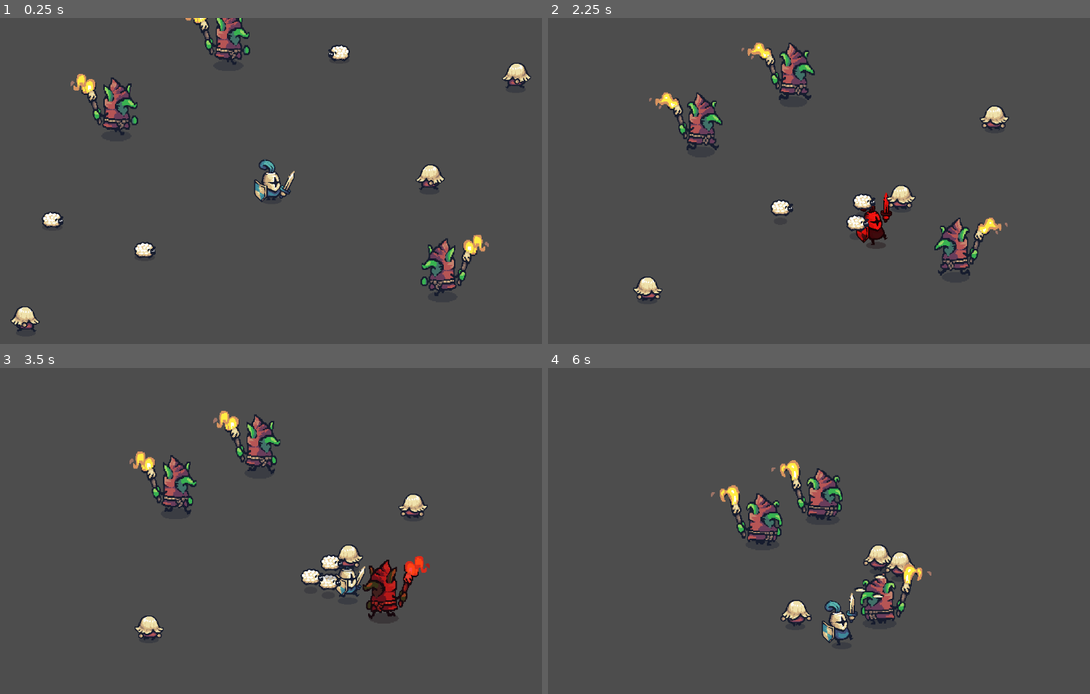
Above: before the commit, frames 1-4 (two rows, left to right).
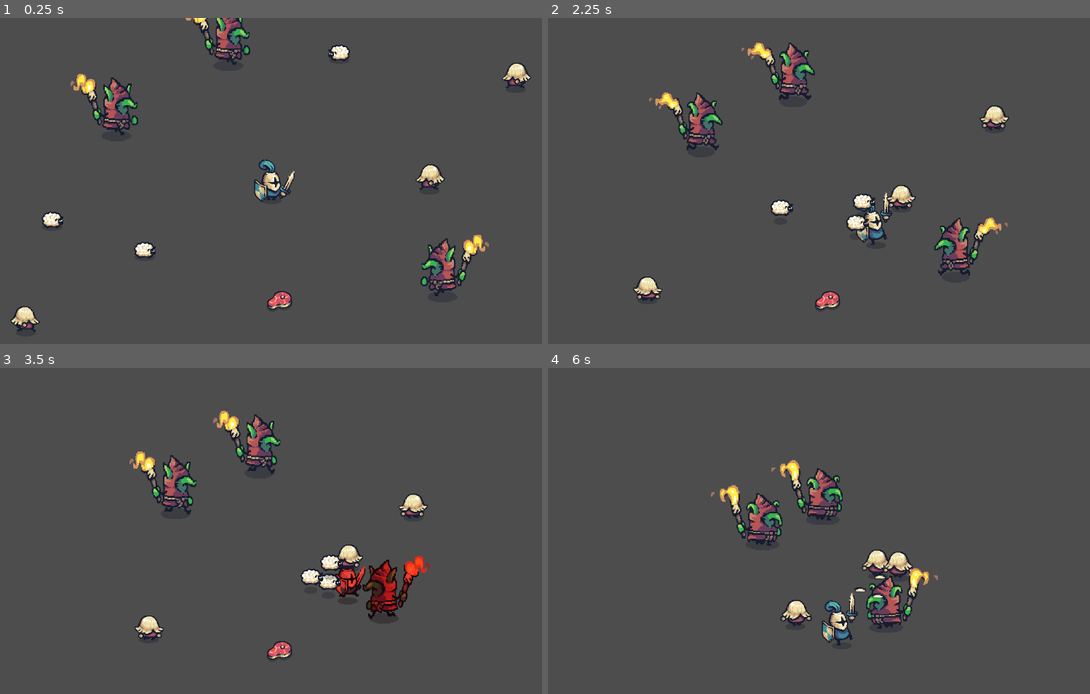
Above: after the commit, the same moments.

Repository: Ruteski/tiny-swords
Game: Godot game, scene res://test_scenes/test_battle.tscn
Two runs of this game, one before a commit and one after it. Both use one fixed random seed, a clock stepped at 60 frames per second and the inputs below. The project has no main scene, so this scene is started directly.
Inputs (mouse positions are in pixels of both pictures, inside the frame that each line leads up to):
- Up to frame 1 (0.25 s): no input
- Up to frame 2 (2.25 s): move the mouse to (965, 164) at 0.52 s; hold D (move_right) 0.53-1.28 s; click (965, 164) at 0.6 s; move the mouse to (721, 197) at 1.27 s; hold Down (move_down) 1.28-2.03 s; click (721, 197) at 1.35 s; move the mouse to (894, 109) at 2.02 s; hold D (move_right) from 2.03 s (still down); click (894, 109) at 2.1 s
- Up to frame 3 (3.5 s): move the mouse to (260, 596) at 2.77 s; release D (move_right) at 2.78 s; hold Up (move_up) from 2.78 s (still down); click (260, 596) at 2.85 s
- Up to frame 4 (6 s): move the mouse to (1008, 579) at 3.52 s; release Up (move_up) at 3.53 s; hold Left (move_left) 3.53-5.03 s; click (1008, 579) at 3.6 s; move the mouse to (661, 482) at 4.27 s; click (661, 482) at 4.35 s; move the mouse to (867, 531) at 5.02 s; hold Down (move_down) 5.03-5.78 s; click (867, 531) at 5.1 s; move the mouse to (748, 449) at 5.77 s; hold D (move_right) from 5.78 s (still down); click (748, 449) at 5.85 s

The runs differ from the first frame. In frame 1, 0.2% of the frame differs, in the area x 49-54%, y 83-90%; in frame 2, 0.6%; in frame 3, 0.5%; in frame 4, 1.7%, in the area x 57-72%, y 54-80%.

Commit message:
regeneracao de vida do player

Diff:
--- /dev/null
+++ b/misc/life_regenerator.gd
@@ -0,0 +1,19 @@
+extends Node2D
+
+
+@export var regeneration_amount: int = 10
+
+
+@onready var area2d: Area2D = $Area2D
+
+
+func _ready():
+	$Area2D.body_entered.connect(_on_area_2d_body_entered)
+
+
+func _on_area_2d_body_entered(body: Node2D):
+	if body.is_in_group("player"):
+		var player: Player = body
+		player.heal(regeneration_amount)
+		queue_free()
+	#print(body)
--- /dev/null
+++ b/misc/meat.tscn
@@ -0,0 +1,81 @@
+[gd_scene load_steps=12 format=3 uid="uid://bbn7ujtrunw6c"]
+
+[ext_resource type="Texture2D" uid="uid://cdoij0wgjl2n5" path="res://addons/Tiny Swords/Resources/Resources/M_Spawn.png" id="1_sfje4"]
+[ext_resource type="Script" path="res://misc/life_regenerator.gd" id="2_sjfvk"]
+
+[sub_resource type="AtlasTexture" id="AtlasTexture_cfpmj"]
+atlas = ExtResource("1_sfje4")
+region = Rect2(0, 0, 128, 128)
+
+[sub_resource type="AtlasTexture" id="AtlasTexture_4j74k"]
+atlas = ExtResource("1_sfje4")
+region = Rect2(128, 0, 128, 128)
+
+[sub_resource type="AtlasTexture" id="AtlasTexture_v8irk"]
+atlas = ExtResource("1_sfje4")
+region = Rect2(256, 0, 128, 128)
+
+[sub_resource type="AtlasTexture" id="AtlasTexture_2ymv1"]
+atlas = ExtResource("1_sfje4")
+region = Rect2(384, 0, 128, 128)
+
+[sub_resource type="AtlasTexture" id="AtlasTexture_c87jf"]
+atlas = ExtResource("1_sfje4")
+region = Rect2(512, 0, 128, 128)
+
+[sub_resource type="AtlasTexture" id="AtlasTexture_duekl"]
+atlas = ExtResource("1_sfje4")
+region = Rect2(640, 0, 128, 128)
+
+[sub_resource type="AtlasTexture" id="AtlasTexture_8i8w7"]
+atlas = ExtResource("1_sfje4")
+region = Rect2(768, 0, 128, 128)
+
+[sub_resource type="SpriteFrames" id="SpriteFrames_ogwtn"]
+animations = [{
+"frames": [{
+"duration": 1.0,
+"texture": SubResource("AtlasTexture_cfpmj")
+}, {
+"duration": 1.0,
+"texture": SubResource("AtlasTexture_4j74k")
+}, {
+"duration": 1.0,
+"texture": SubResource("AtlasTexture_v8irk")
+}, {
+"duration": 1.0,
+"texture": SubResource("AtlasTexture_2ymv1")
+}, {
+"duration": 1.0,
+"texture": SubResource("AtlasTexture_c87jf")
+}, {
+"duration": 1.0,
+"texture": SubResource("AtlasTexture_duekl")
+}, {
+"duration": 1.0,
+"texture": SubResource("AtlasTexture_8i8w7")
+}],
+"loop": false,
+"name": &"default",
+"speed": 10.0
+}]
+
+[sub_resource type="CircleShape2D" id="CircleShape2D_tqdjv"]
+radius = 27.0
+
+[node name="Meat" type="AnimatedSprite2D"]
+sprite_frames = SubResource("SpriteFrames_ogwtn")
+autoplay = "default"
+frame = 6
+frame_progress = 0.492777
+offset = Vector2(0, -30)
+script = ExtResource("2_sjfvk")
+regeneration_amount = 20
+
+[node name="Area2D" type="Area2D" parent="."]
+
+[node name="CollisionShape2D" type="CollisionShape2D" parent="Area2D"]
+position = Vector2(3, -14)
+shape = SubResource("CircleShape2D_tqdjv")
+
+[connection signal="body_entered" from="Area2D" to="." method="_on_area_2d_body_entered"]
--- a/player/player.gd
+++ b/player/player.gd
@@ -1,3 +1,5 @@
+class_name Player
+
 extends CharacterBody2D
 
 @onready var animation_player: AnimationPlayer = $AnimationPlayer
@@ -10,9 +12,12 @@
 @export var speed_factor: float = 100.0
 @export_range(0,1) var lerp_factor: float = 0.2
 @export var sword_damage: int = 2
-@export var health: int = 100
 @export var death_prefab: PackedScene
 @export var hitbox_cooldown: float = 0.0
+
+@export_group("Health")
+@export var health: int = 100
+@export var max_health: int = 100
 
 
 var input_vector: Vector2 = Vector2.ZERO
@@ -178,3 +183,12 @@
 		get_parent().add_child(death_object)
 
 	queue_free()
+
+
+func heal(amount: int) -> int:
+	health += amount
+
+	if health > max_health:
+		health = max_health
+	print("Vida do Player: ",  health)
+	return health
--- a/player/player.tscn
+++ b/player/player.tscn
@@ -258,9 +258,11 @@
 radius = 6.23234
 height = 17.7338
 
-[node name="Player" type="CharacterBody2D"]
+[node name="Player" type="CharacterBody2D" groups=["player"]]
 script = ExtResource("1_sne30")
 death_prefab = ExtResource("2_vgyfb")
+hitbox_cooldown = 0.7
+health = 50
 
 [node name="Sprite2D" type="Sprite2D" parent="."]
 position = Vector2(1, -33)
--- a/test_scenes/test_battle.tscn
+++ b/test_scenes/test_battle.tscn
@@ -1,9 +1,10 @@
-[gd_scene load_steps=5 format=3 uid="uid://crlkl8ynsb4r3"]
+[gd_scene load_steps=6 format=3 uid="uid://crlkl8ynsb4r3"]
 
 [ext_resource type="PackedScene" uid="uid://bmkbr783kti7e" path="res://player/player.tscn" id="1_cauiu"]
 [ext_resource type="PackedScene" uid="uid://5qodwsvr7aug" path="res://enemies/pawn.tscn" id="2_o0y6e"]
 [ext_resource type="PackedScene" uid="uid://j47qakf115vr" path="res://enemies/goblin.tscn" id="3_j1t21"]
 [ext_resource type="PackedScene" uid="uid://bv1h5l3dv3cf2" path="res://enemies/sheep.tscn" id="4_bturf"]
+[ext_resource type="PackedScene" uid="uid://bbn7ujtrunw6c" path="res://misc/meat.tscn" id="5_25qjy"]
 
 [node name="TestBattle" type="Node2D"]
 
@@ -36,3 +37,6 @@
 
 [node name="Sheep3" parent="." instance=ExtResource("4_bturf")]
 position = Vector2(698, 49)
+
+[node name="Meat" parent="." instance=ExtResource("5_25qjy")]
+position = Vector2(555, 578)
--- a/test_scenes/test_player.tscn
+++ b/test_scenes/test_player.tscn
@@ -1,8 +1,9 @@
-[gd_scene load_steps=5 format=3 uid="uid://42ab85yncef4"]
+[gd_scene load_steps=6 format=3 uid="uid://42ab85yncef4"]
 
 [ext_resource type="Texture2D" uid="uid://7a4bf4dlobvx" path="res://addons/Tiny Swords/Factions/Knights/Troops/Warrior/Blue/Warrior_Blue.png" id="1_2r27y"]
 [ext_resource type="PackedScene" uid="uid://bmkbr783kti7e" path="res://player/player.tscn" id="2_kb7gr"]
 [ext_resource type="PackedScene" uid="uid://5qodwsvr7aug" path="res://enemies/pawn.tscn" id="3_ocbb0"]
+[ext_resource type="PackedScene" uid="uid://bbn7ujtrunw6c" path="res://misc/meat.tscn" id="4_i3sy2"]
 
 [sub_resource type="LabelSettings" id="LabelSettings_oei68"]
 line_spacing = 67.0
@@ -131,3 +132,6 @@
 
 [node name="Pawn" parent="." instance=ExtResource("3_ocbb0")]
 position = Vector2(949, 546)
+
+[node name="Meat" parent="." instance=ExtResource("4_i3sy2")]
+position = Vector2(411, 410)
